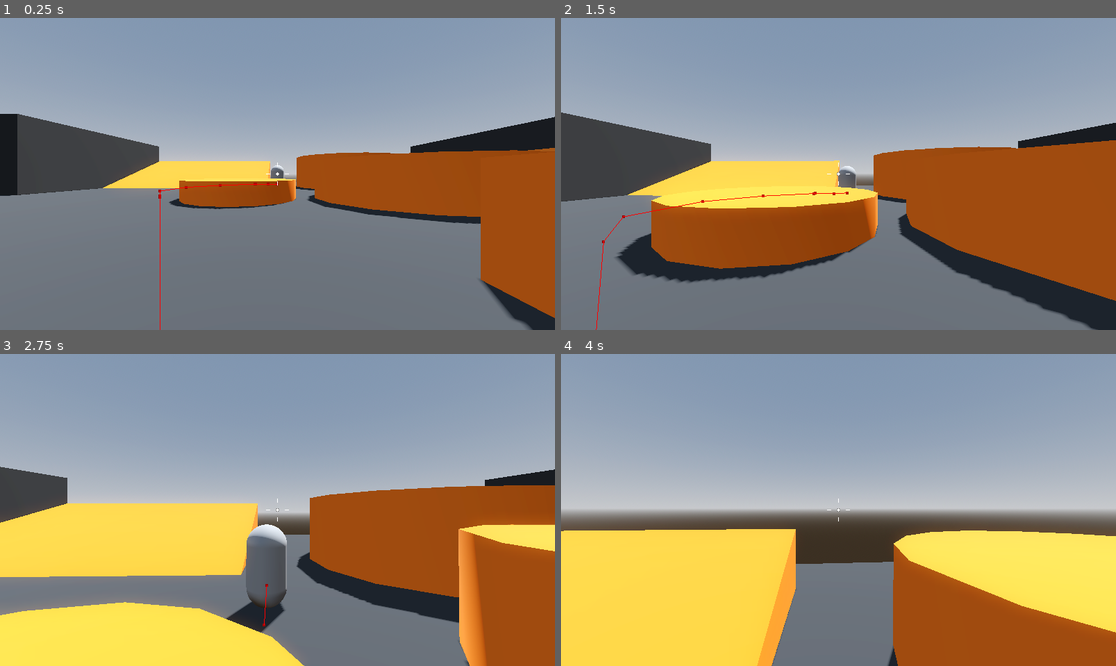
Above: before the commit, frames 1-4 (two rows, left to right).
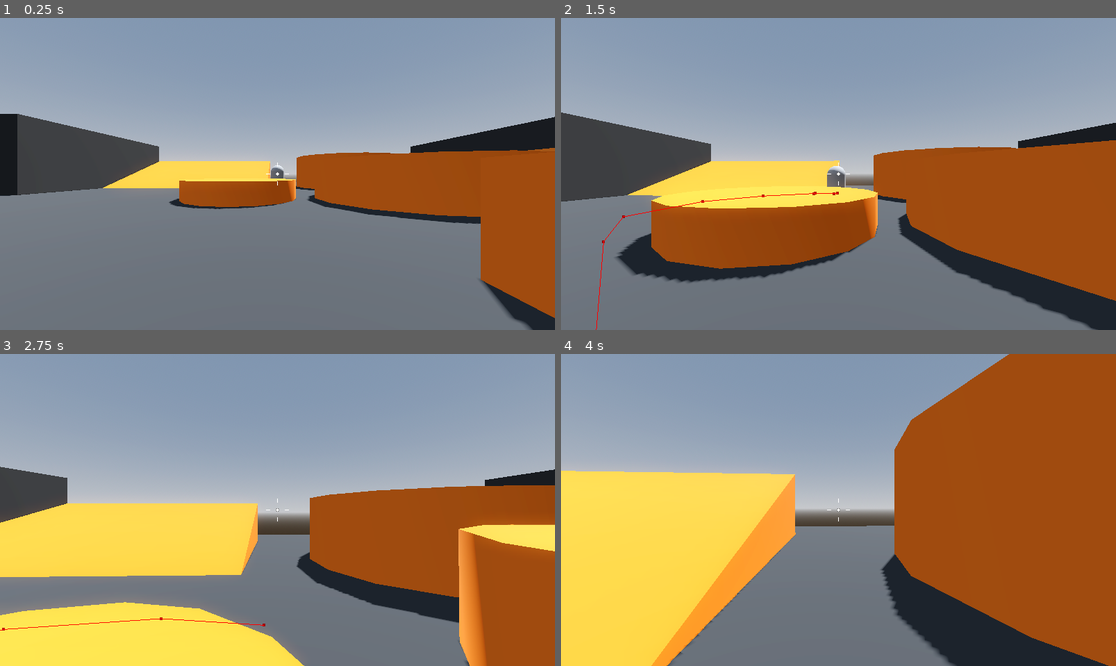
Above: after the commit, the same moments.

Repository: niamh-d/godot-3d-fps
Game: Godot game, scene res://Levels/sandbox.tscn
Two runs of this game, one before a commit and one after it. Both use one fixed random seed, a clock stepped at 60 frames per second and the inputs below.
Inputs (mouse positions are in pixels of both pictures, inside the frame that each line leads up to):
- Up to frame 1 (0.25 s): no input
- Up to frame 2 (1.5 s): tap Enter (ui_accept) at 0.5, 0.6 s; move the mouse to (866, 174) at 0.52 s; hold Up (ui_up) from 0.53 s (still down); tap Space (jump) at 0.77, 0.8, 1.07, 1.35 s; move the mouse to (810, 174) at 1.27 s
- Up to frame 3 (2.75 s): keep holding Up (ui_up); tap Space (jump) at 1.52, 1.82, 2.3 s; tap Enter (ui_accept) at 1.55, 2.1 s; move the mouse to (288, 503) at 2.02 s
- Up to frame 4 (4 s): keep holding Up (ui_up); move the mouse to (832, 516) at 2.77 s; tap Enter (ui_accept) at 2.85 s; tap Space (jump) at 3.02, 3.32, 3.6, 3.77 s; move the mouse to (877, 513) at 3.52 s

The runs differ from the first frame. In frame 1, 0.1% of the frame differs, in the area x 28-51%, y 52-100%; in frame 2, 0.3%; in frame 3, 2.3%; in frame 4, 51%, in the area x 0-100%, y 0-100%.

Commit message:
enemy follows player when player is in range

Diff:
--- a/Enemy/enemy.gd
+++ b/Enemy/enemy.gd
@@ -7,29 +7,27 @@
 @onready var navigation_agent: NavigationAgent3D = $NavigationAgent3D
 
 var player: CharacterBody3D
+var provoked := false
+var aggro_range := 12.0
 var gravity: float = ProjectSettings.get_setting("physics/3d/default_gravity")
 
 func _ready() -> void:
 	player = get_tree().get_first_node_in_group("player")
 
 func _process(_delta: float) -> void:
-	navigation_agent.target_position = player.global_position
+	if provoked:
+		navigation_agent.target_position = player.global_position
 
 func _physics_process(delta: float) -> void:
 	var next_pos = navigation_agent.get_next_path_position()
 
-	# Add the gravity.
 	if not is_on_floor():
 		velocity.y -= gravity * delta
 
-	# Handle jump.
-	if Input.is_action_just_pressed("ui_accept") and is_on_floor():
-		velocity.y = JUMP_VELOCITY
+	var direction = global_position.direction_to(next_pos)
+	var distance = global_position.distance_to(player.global_position)
+	provoked = distance <= aggro_range
 
-	# Get the input direction and handle the movement/deceleration.
-	# As good practice, you should replace UI actions with custom gameplay actions.
-	var input_dir := Input.get_vector("ui_left", "ui_right", "ui_up", "ui_down")
-	var direction := (transform.basis * Vector3(input_dir.x, 0, input_dir.y)).normalized()
 	if direction:
 		velocity.x = direction.x * SPEED
 		velocity.z = direction.z * SPEED
@@ -37,4 +35,4 @@
 		velocity.x = move_toward(velocity.x, 0, SPEED)
 		velocity.z = move_toward(velocity.z, 0, SPEED)
 
-	#move_and_slide()
+	move_and_slide()
